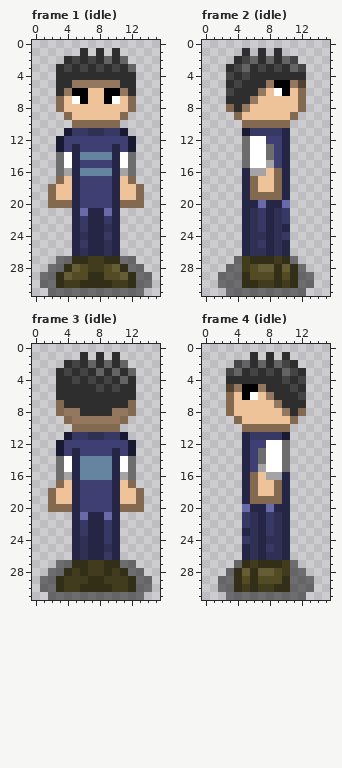
Two versions of one pixel-art file, Shroomfall/entity/player/player.aseprite. Above: the version before the commit.
16x32 pixels, 36 frames. Colours within 5 levels of each other are drawn and written as one. Shown: frame 1 (idle), frame 2 (idle), frame 3 (idle), frame 4 (idle). The commit also changed other frames, which this record leaves out.
Now the later version:
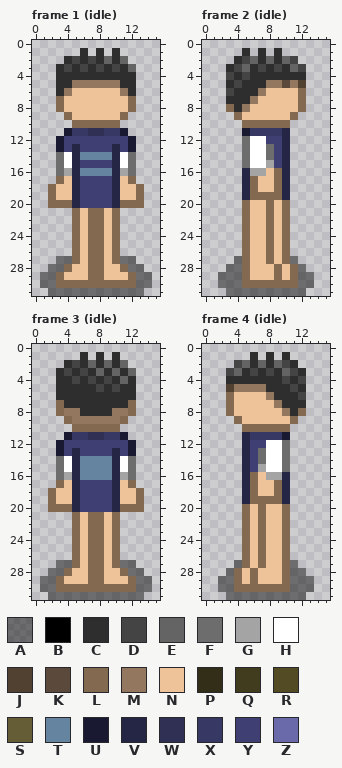
Palette (. is transparent): A #00000077  B #000000  C #2e2e2e  D #444444  E #646464  F #6d6d6d  G #a4a4a4  H #ffffff  J #504131  K #5b4a3b  L #826950  M #93785f  N #eec39a  P #322e17  Q #413c1e  R #524b24  S #645d35  T #65849f  U #191932  V #252546  W #303055  X #383864  Y #3f3f74  Z #6a6aaa
The exact change:
layer "skin/skin" added
layer "eye/small" now hidden
layer "skin/yellow" removed
layer "shoe/oxford" removed
layer "pant/jean" removed
Changed rows in their new state; - is an unchanged pixel.
Frame 1 (idle):
first column x 5:
 6 NN--NN
 7 NN--NN
first column x 3:
21 --LNLLNL--
22 --LNLLNL--
23 --LNLLNL--
24 --LNLLNL--
25 --LNLLNL--
26 --LNLLNL--
27 --LNLLNL--
28 -LNNLLNNL-
29 LNNNLLNNNL
30 LLLLLLLLLL
Frame 2 (idle):
first column x 9:
 5 MK
 6 NN
first column x 5:
20 LNNLNL-
21 LNNLNL-
22 LNNLNL-
23 LNNLNL-
24 LNNLNL-
25 LNNLNL-
26 LNNLNL-
27 LNNLNL-
28 LNNNLNL
29 LNNNLNL
30 LLLLLLL
Frame 3 (idle), layer "skin/skin":
first column x 3:
21 --LNLLNL--
22 --LNLLNL--
23 --LNLLNL--
24 --LNLLNL--
25 --LNLLNL--
26 --LNLLNL--
27 --LNLLNL--
28 -LNNLLNNL-
29 LNNNLLNNNL
30 LLLLLLLLLL
Frame 4 (idle):
first column x 5:
 5 MM
 6 NN
first column x 4:
20 -LNLNNL
21 -LNLNNL
22 -LNLNNL
23 -LNLNNL
24 -LNLNNL
25 -LNLNNL
26 -LNLNNL
27 -LNLNNL
28 LNLNNNL
29 LNLNNNL
30 LLLLLLL
